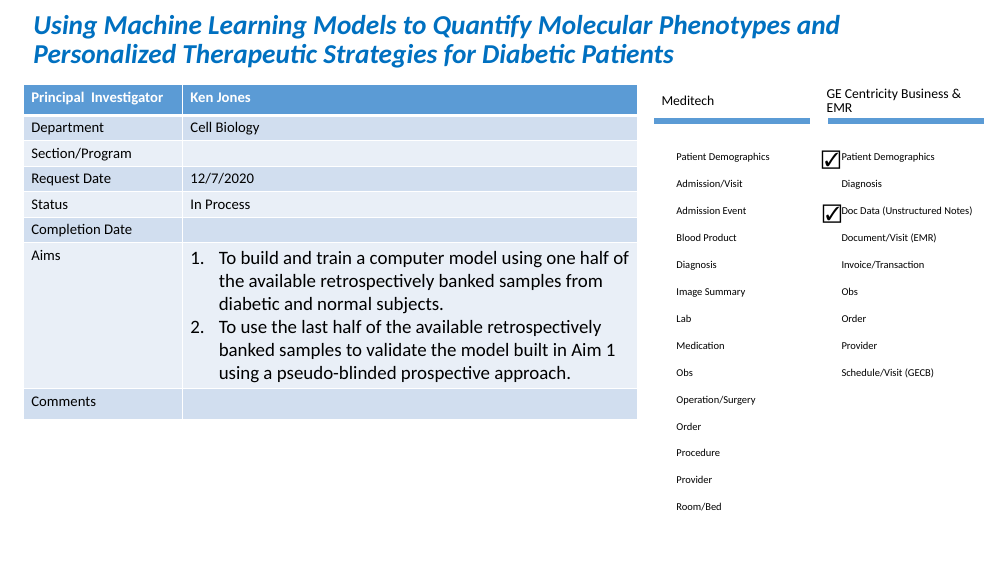
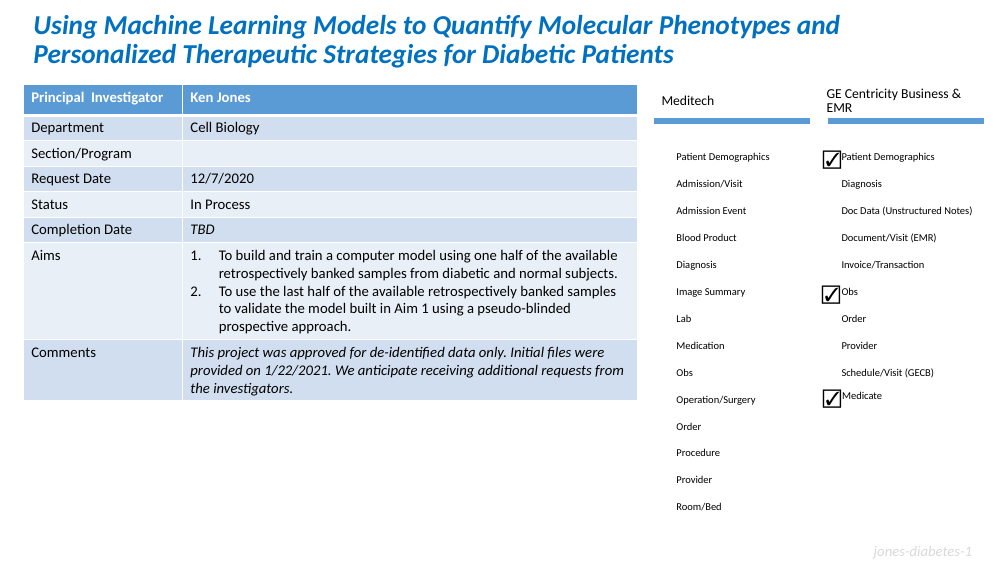
Before and after one commit to OuhscBbmc/prairie-outpost-public, a slide deck: slide 21 of publications/presentation-2021-02-aac/crdw-2021-02.pptx. Drawn at 1008x567 pixels with LibreOffice and Linux fonts; fonts in the diff are those of the drawing. Boxes give left, top, right and bottom in pixels: in the first picture for what was removed or moved away, otherwise in the second. Text is boxed around its words. In the diff, an @@ line names an element or a change of style, - is before the commit and + after.

Commit message:
wrapping up project slides
ref #10

```diff
--- a/publications/presentation-2021-02-aac/crdw-2021-02.pptx
+++ b/publications/presentation-2021-02-aac/crdw-2021-02.pptx
@@ table at [23,85,637,400] @@
-row 6, column 2: 
+row 6, column 2: TBD
-row 8, column 2: 
+row 8, column 2: This project was approved for de-identified data only. Initial files were provided on 1/22/2021. We anticipate receiving additional requests from the investigators.
@@ size 18 to 14 pt in "To build and train a computer model ...", "To use the last half of the ..." @@
@@ text "☑": place and size @@
-text "☑" at [815,197,848,228]
+text "☑" at [814,278,847,309]
@@ text added at [815,383,848,413], 18 pt, text #000000 @@
+☑
@@ free added at [836,383,982,410], 10 pt, text #000000 @@
+Medicate
@@ rectangle added at [826,390,837,402], fill #FFFFFF @@
@@ text added at [874,543,972,561], 14 pt, text #D9D9D9, italic @@
+jones-diabetes-1
```
Also in this commit, not shown: 25 other slides changed, 1 slide removed.
